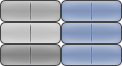
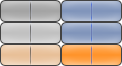
Layer changes from the first (122, 66) image to the second:
pixels changed over [1, 45, 121, 65] (layer not identified)
